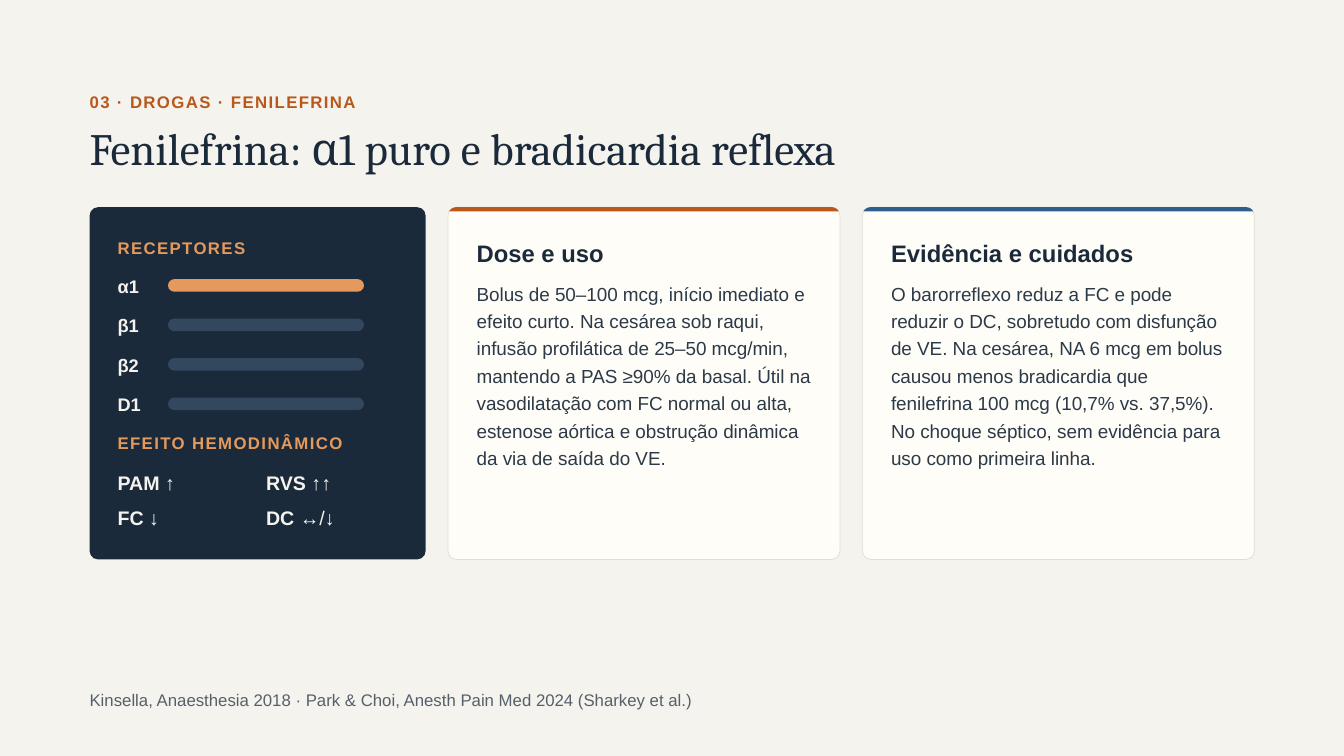
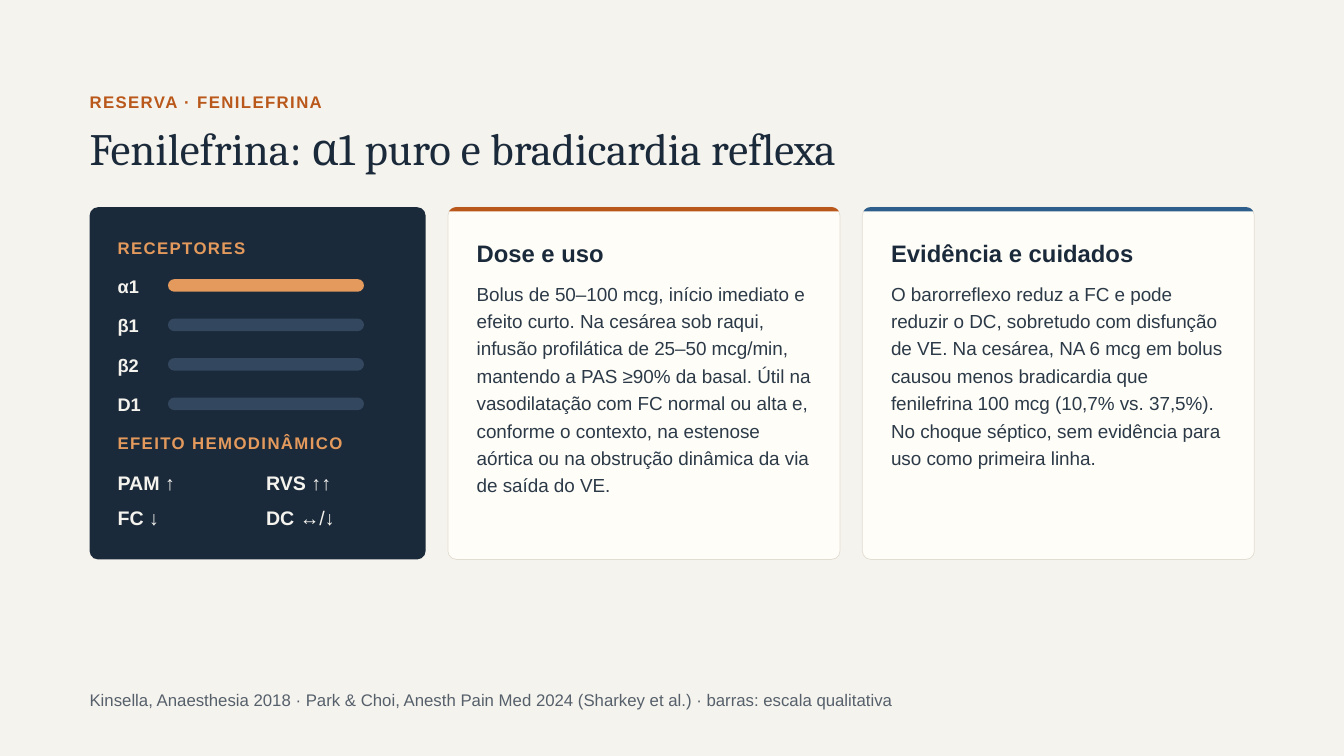
Before and after one commit to brunomoraesdubois-bit/Bruno, a slide deck: slide 18 of apresentacao/Aminas_Vasoativas.pptx (slide 11 before the commit). Drawn at 1344x756 pixels with LibreOffice and Linux fonts; fonts in the diff are those of the drawing. Boxes give left, top, right and bottom in pixels: in the first picture for what was removed or moved away, otherwise in the second. Text is boxed around its words. In the diff, an @@ line names an element or a change of style, - is before the commit and + after.

```diff
--- a/apresentacao/Aminas_Vasoativas.pptx
+++ b/apresentacao/Aminas_Vasoativas.pptx
@@ text at (90,96,322,108): text changed @@
-03 · DROGAS · FENILEFRINA
+RESERVA · FENILEFRINA
@@ text at (477,287,811,492): text changed @@
-Bolus de 50–100 mcg, início imediato e efeito curto. Na cesárea sob raqui, infusão profilática de 25–50 mcg/min, mantendo a PAS ≥90% da basal. Útil na vasodilatação com FC normal ou alta, estenose aórtica e obstrução dinâmica da via de saída do VE.
+Bolus de 50–100 mcg, início imediato e efeito curto. Na cesárea sob raqui, infusão profilática de 25–50 mcg/min, mantendo a PAS ≥90% da basal. Útil na vasodilatação com FC normal ou alta e, conforme o contexto, na estenose aórtica ou na obstrução dinâmica da via de saída do VE.
@@ text at (90,694,893,710): text changed @@
-Kinsella, Anaesthesia 2018 · Park & Choi, Anesth Pain Med 2024 (Sharkey et al.)
+Kinsella, Anaesthesia 2018 · Park & Choi, Anesth Pain Med 2024 (Sharkey et al.) · barras: escala qualitativa
```
Also in this commit, not shown: 18 other slides changed, 7 slides added, 1 slide removed, 33 other files.
